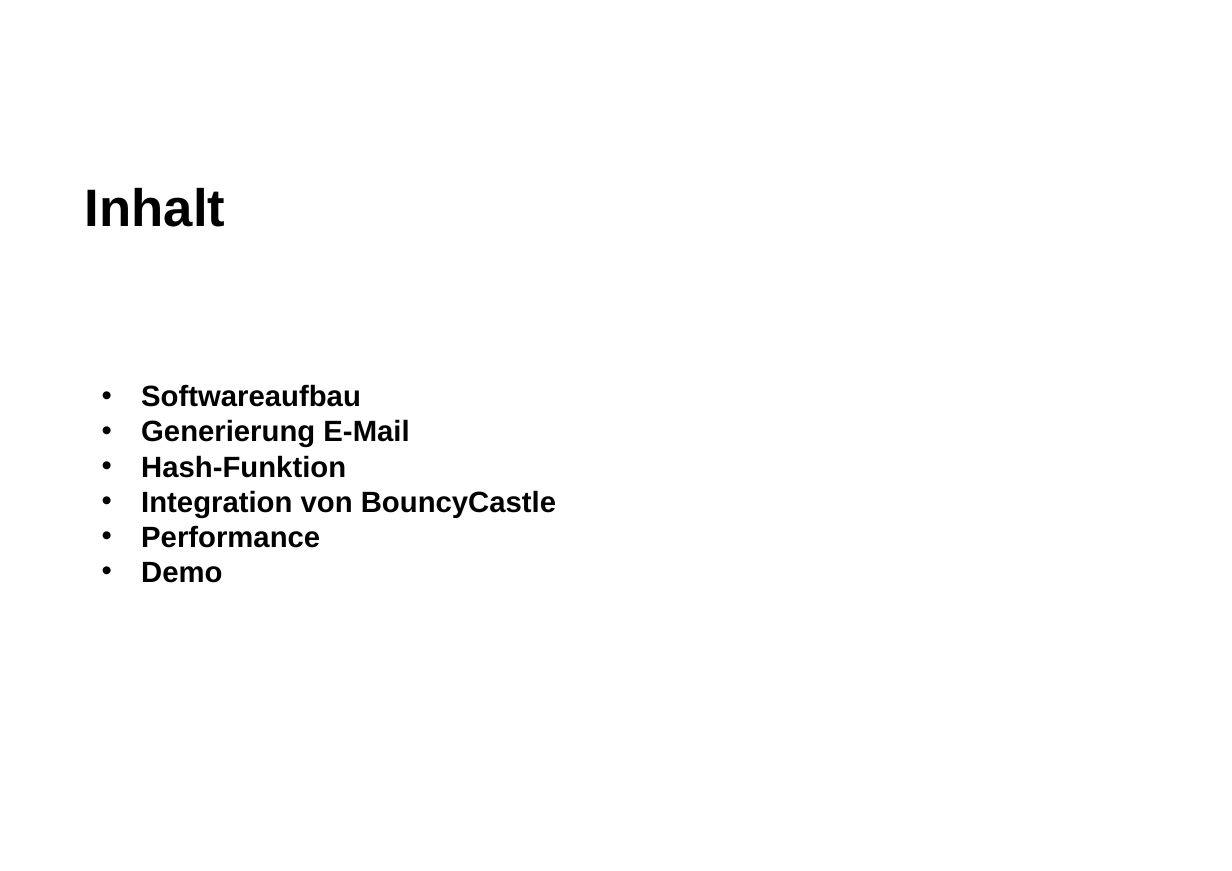
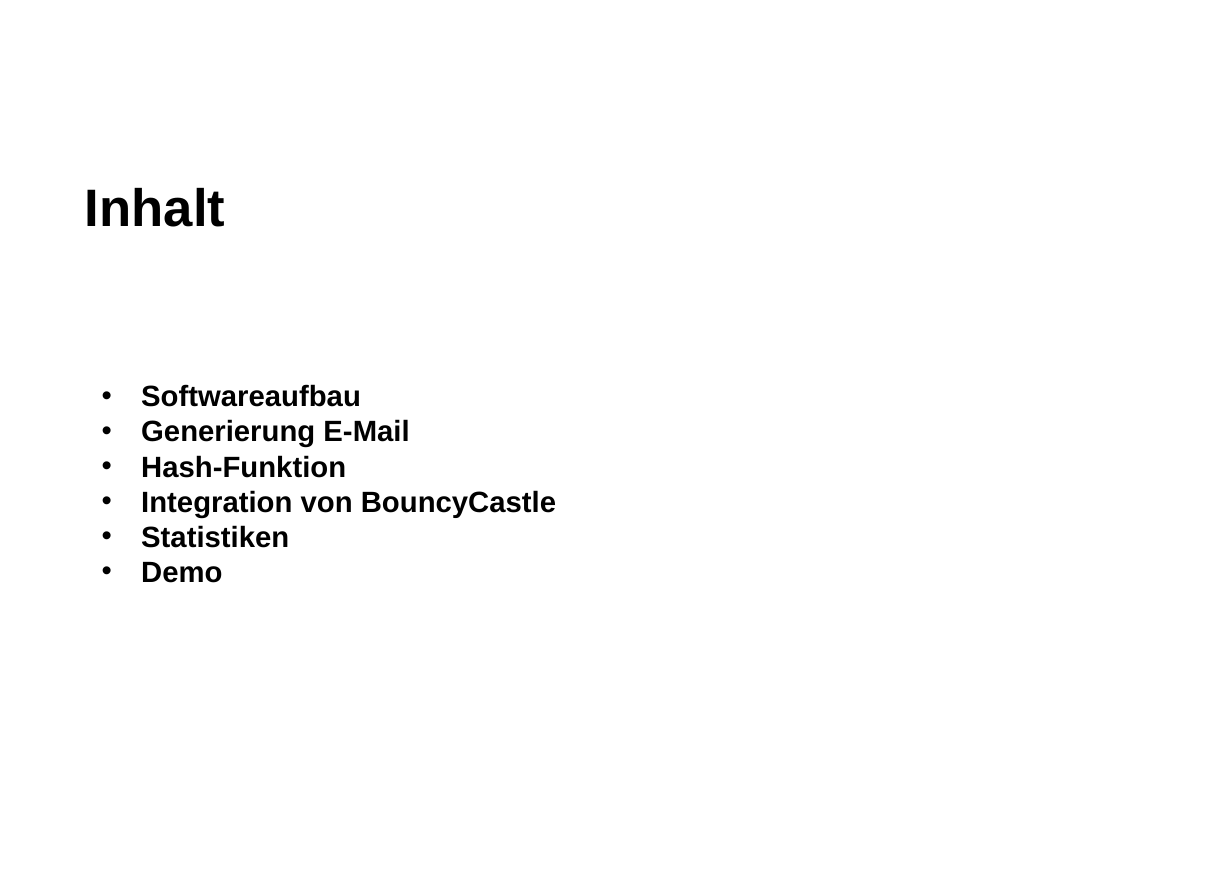
Before and after one commit to danielguerber/Apsi, a slide deck: slide 2 of Presentation/vorlage-powerpoint-folie.ppt. Drawn at 1232x871 pixels with LibreOffice and Linux fonts; fonts in the diff are those of the drawing; background and template pictures are left out. Boxes give left, top, right and bottom in pixels: in the first picture for what was removed or moved away, otherwise in the second. Text is boxed around its words. In the diff, an @@ line names an element or a change of style, - is before the commit and + after.

```diff
--- a/Presentation/vorlage-powerpoint-folie.ppt
+++ b/Presentation/vorlage-powerpoint-folie.ppt
@@ text at [141,525,289,548]: text changed @@
-• Performance
+• Statistiken
```
Also in this commit, not shown: 1 other slide changed, 6 other files.
